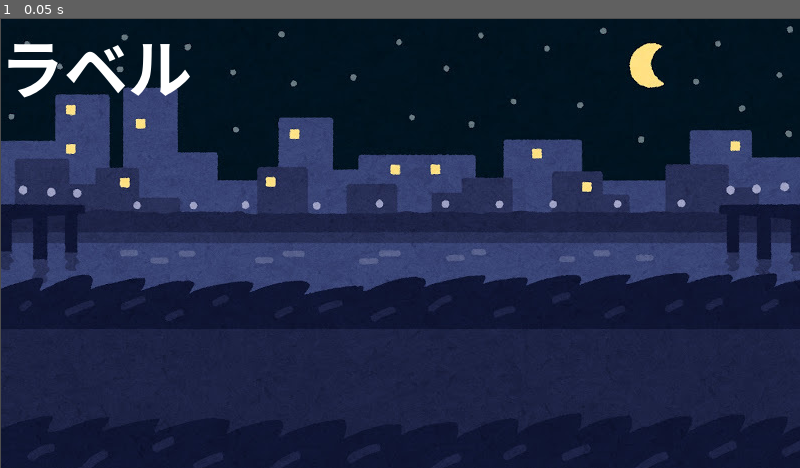
Above: before the commit, frame 1.
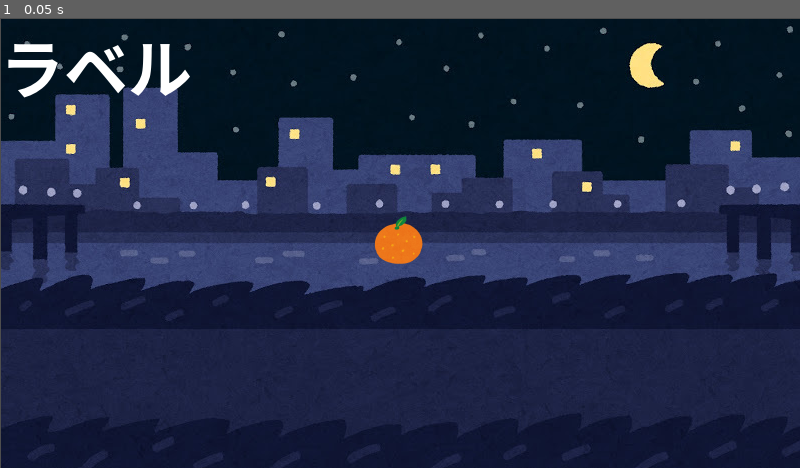
Above: after the commit, the same moment.

Repository: 23Nozomi/team3
Game: Godot game, scene res://my_world.tscn
Two runs of this game, one before a commit and one after it. Both use one fixed random seed, a clock stepped at 60 frames per second and the inputs below. The project has no main scene, so this scene is started directly.
Inputs:
- Up to frame 1 (0.05 s): no input

The runs differ from the first frame. In frame 1, 0.5% of the frame differs, in the area x 46-53%, y 44-55%.

Commit message:
Dがキャラ追加

Diff:
--- a/game3/godot-template-v2/my_world.tscn
+++ b/game3/godot-template-v2/my_world.tscn
@@ -3,6 +3,7 @@
 [ext_resource type="PackedScene" uid="uid://6o7fxp26ru0v" path="res://world.tscn" id="1_cery3"]
 [ext_resource type="Script" uid="uid://wtcnsqp8n6dp" path="res://my_world.gd" id="2_1u75a"]
 [ext_resource type="Texture2D" uid="uid://cu8r7k323oo07" path="res://img/MyWorld.jpg" id="3_asled"]
+[ext_resource type="PackedScene" uid="uid://bqe4s4ioa5ji3" path="res://orange.tscn" id="4_1u75a"]
 
 [node name="MyWorld" unique_id=1137961271 instance=ExtResource("1_cery3")]
 script = ExtResource("2_1u75a")
@@ -10,3 +11,6 @@
 [node name="MyWorld" type="Sprite2D" parent="." index="2" unique_id=856814708]
 position = Vector2(401, 226)
 texture = ExtResource("3_asled")
+
+[node name="ORANGE" parent="." index="3" unique_id=1239789849 instance=ExtResource("4_1u75a")]
+position = Vector2(399, 222)
--- /dev/null
+++ b/game3/godot-template-v2/orange.gd
@@ -0,0 +1,11 @@
+extends Actor
+
+
+# Called when the node enters the scene tree for the first time.
+func _ready() -> void:
+	pass # Replace with function body.
+
+
+# Called every frame. 'delta' is the elapsed time since the previous frame.
+func _process(delta: float) -> void:
+	pass
--- /dev/null
+++ b/game3/godot-template-v2/orange.tscn
@@ -0,0 +1,18 @@
+[gd_scene format=3 uid="uid://bqe4s4ioa5ji3"]
+
+[ext_resource type="PackedScene" uid="uid://bpyevpyu03sxt" path="res://actor.tscn" id="1_wskhw"]
+[ext_resource type="Script" uid="uid://cubra37shykuj" path="res://orange.gd" id="2_6mxjk"]
+[ext_resource type="Texture2D" uid="uid://h5cwtyhfqt34" path="res://img/ORANGE.png" id="3_e5uor"]
+
+[sub_resource type="CapsuleShape2D" id="CapsuleShape2D_bal3d"]
+radius = 27.0
+height = 54.0
+
+[node name="ORANGE" unique_id=1239789849 instance=ExtResource("1_wskhw")]
+script = ExtResource("2_6mxjk")
+
+[node name="Sprite2D" parent="." index="0" unique_id=712688549]
+texture = ExtResource("3_e5uor")
+
+[node name="CollisionShape2D" parent="." index="1" unique_id=881902376]
+shape = SubResource("CapsuleShape2D_bal3d")
--- a/game3/godot-template-v2/project.godot
+++ b/game3/godot-template-v2/project.godot
@@ -10,7 +10,7 @@
 
 [application]
 
-config/name="godot_template-v2"
+config/name="team3"
 config/features=PackedStringArray("4.7", "Forward Plus")
 
 [display]
Not shown, added: game3/godot-template-v2/orange.gd.uid
